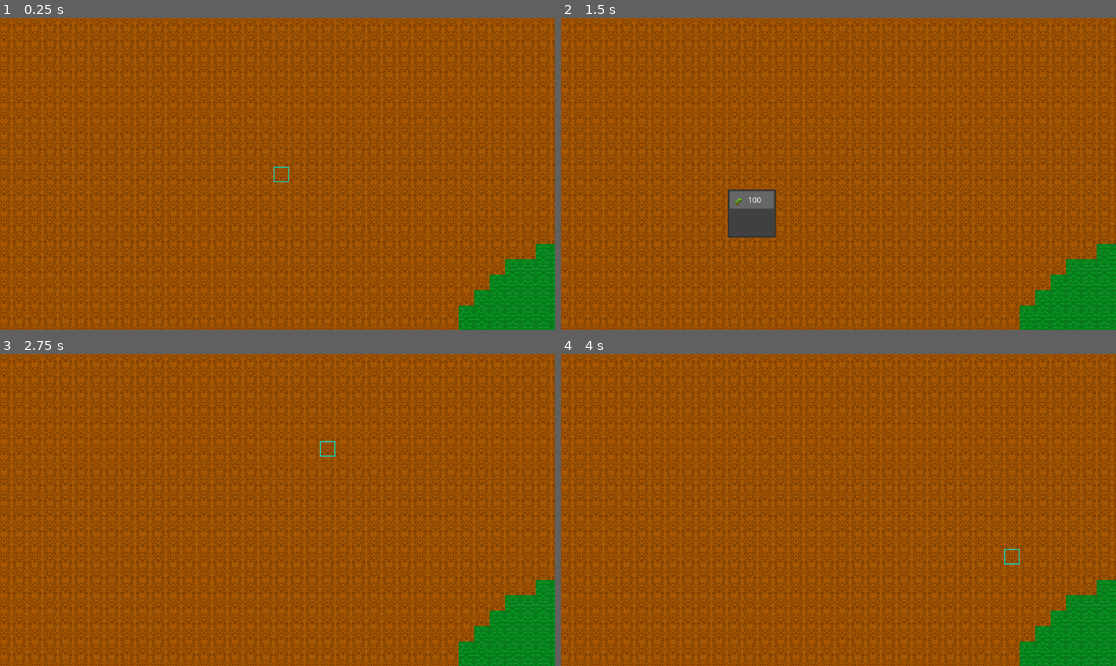
Above: before the commit, frames 1-4 (two rows, left to right).
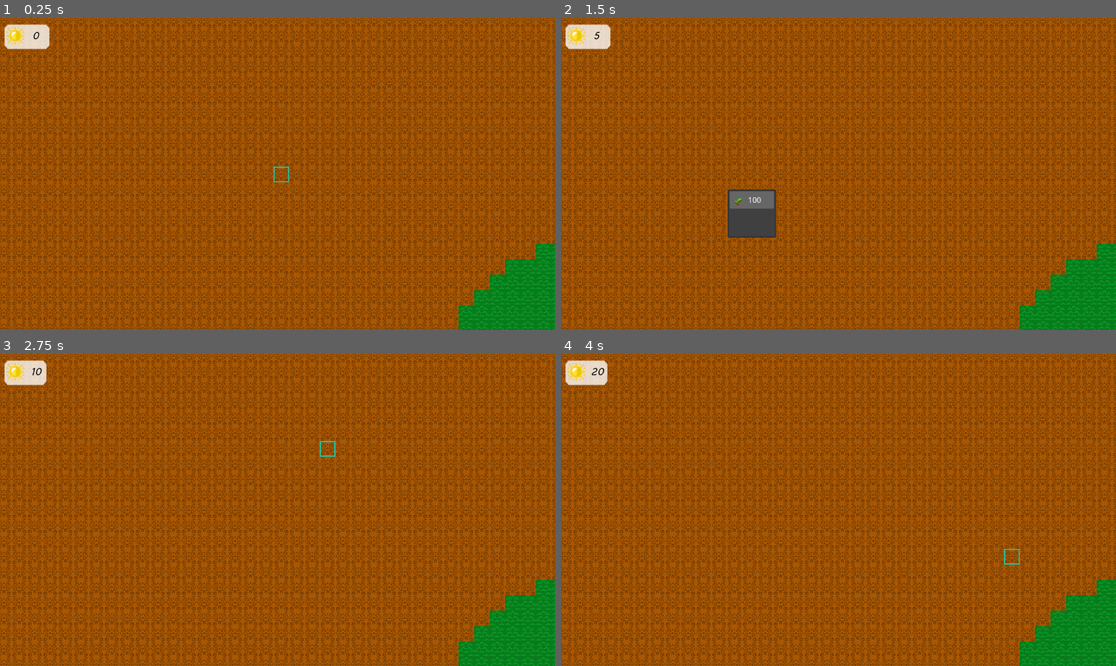
Above: after the commit, the same moments.

Repository: nmarch213/piratejam
Game: Godot game, scene res://main.tscn
Two runs of this game, one before a commit and one after it. Both use one fixed random seed, a clock stepped at 60 frames per second and the inputs below.
Inputs (mouse positions are in pixels of both pictures, inside the frame that each line leads up to):
- Up to frame 1 (0.25 s): no input
- Up to frame 2 (1.5 s): tap Enter at 0.5 s; move the mouse to (960, 158) at 0.52 s; right-click (960, 158) at 0.6 s; click (960, 158) at 0.67 s; tap Space at 1.25 s; drag from (727, 189) to (810, 236) at 1.27 s
- Up to frame 3 (2.75 s): move the mouse to (333, 441) at 2.02 s; hold Mouse wheel down (zoom out) from 2.03 s (still down); click (333, 441) at 2.17 s
- Up to frame 4 (4 s): release Mouse wheel down (zoom out) at 2.75 s; tap Enter at 2.75 s; drag from (810, 572) to (672, 463) at 2.77 s; tap Space at 3.5 s; move the mouse to (1005, 556) at 3.52 s; hold Mouse wheel up (zoom in) from 3.53 s (still down); click (1005, 556) at 3.67 s

The runs differ from the first frame. In frame 1, 0.6% of the frame differs, in the area x 0-10%, y 2-11%; in frame 2, 0.6%; in frame 3, 0.6%; in frame 4, 0.6%.

Commit message:
Made a sunlight counter in the top left corner
Could definitely be prettier, but that's OK

Diff:
--- /dev/null
+++ b/SunlightLabel.gd
@@ -0,0 +1,10 @@
+extends Label
+
+var max_length = 1
+
+func _process(delta):
+	text = str(SunlightManager.sunlight_banked)
+	if text.length() > max_length:
+		max_length = text.length()
+		get_parent().get_parent().get_node("Bubble").transform.x.x = 1 + (.2 * max_length)
+		position.x = 52 + max_length / 2
--- a/main.tscn
+++ b/main.tscn
@@ -10,6 +10,10 @@
 [ext_resource type="Script" path="res://UIController.gd" id="7_2rcum"]
 [ext_resource type="PackedScene" uid="uid://dtwfw8ksgubyu" path="res://ui/buy_menu/buy_menu.tscn" id="8_rwyyp"]
 [ext_resource type="Script" path="res://BuildingController.gd" id="9_4t46y"]
+[ext_resource type="Texture2D" path="res://assets/bubble.png" id="11_xp85h"]
+[ext_resource type="FontFile" path="res://assets/NovaScript-Regular.ttf" id="12_kfprn"]
+[ext_resource type="Script" path="res://SunlightLabel.gd" id="13_fqykk"]
+[ext_resource type="Texture2D" path="res://assets/sun.png" id="13_ftsqr"]
 
 [sub_resource type="TileSetScenesCollectionSource" id="TileSetScenesCollectionSource_dfxfv"]
 resource_name = "towers"
@@ -81,5 +85,50 @@
 [node name="BuildingController" type="Node2D" parent="."]
 script = ExtResource("9_4t46y")
 
+[node name="MainUI" type="CanvasLayer" parent="."]
+
+[node name="Bubble" type="Sprite2D" parent="MainUI"]
+modulate = Color(1, 1, 1, 0.784314)
+position = Vector2(8, 12)
+scale = Vector2(1.5, 1.688)
+texture = ExtResource("11_xp85h")
+centered = false
+
+[node name="Control" type="Control" parent="MainUI"]
+layout_mode = 3
+anchors_preset = 0
+offset_left = 15.0
+offset_top = 20.0
+offset_right = 15.0
+offset_bottom = 60.0
+
+[node name="Sun" type="Sprite2D" parent="MainUI/Control"]
+position = Vector2(18, 18)
+scale = Vector2(2.375, 2.375)
+texture = ExtResource("13_ftsqr")
+
+[node name="SunlightLabel" type="Label" parent="MainUI/Control"]
+layout_mode = 2
+offset_left = 52.0
+offset_top = 3.5
+offset_right = 66.0
+offset_bottom = 28.5
+grow_horizontal = 2
+grow_vertical = 2
+size_flags_horizontal = 0
+size_flags_vertical = 0
+theme_override_colors/font_color = Color(0, 0, 0, 1)
+theme_override_fonts/font = ExtResource("12_kfprn")
+theme_override_font_sizes/font_size = 20
+text = "0"
+vertical_alignment = 1
+script = ExtResource("13_fqykk")
+
+[node name="HBoxContainer" type="HBoxContainer" parent="MainUI"]
+offset_left = 15.0
+offset_top = 20.0
+offset_right = 98.0
+offset_bottom = 60.0
+
 [connection signal="tile_map_clicked" from="TileMap" to="UIController" method="_on_tile_map_tile_map_clicked"]
 [connection signal="id_pressed" from="UIController/BuyMenu" to="BuildingController" method="_on_buy_menu_id_pressed"]
Binary file added: assets/NovaScript-Regular.ttf
Not shown, added: assets/NovaScript-Regular.ttf.import
Binary file added: assets/bubble.png
Not shown, added: assets/bubble.png.import
Binary file added: assets/sun.png
Not shown, added: assets/sun.png.import
Not shown: 1 places in main.tscn that only renumber resources
